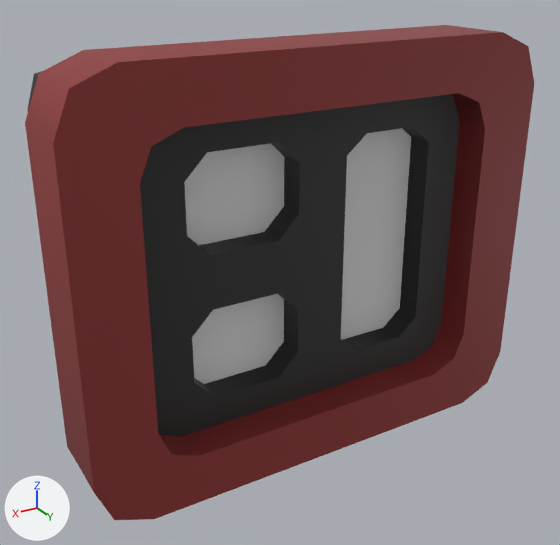
Two versions of the FBX model Assets/Art/Models/Structures/Wall Mounts/Fire Alarm.fbx, one commit apart.
Camera for both pictures: a camera (50 mm lens) standing at (-0.657, 0.821, 1.54) and looking at (-0.994, 0.261, 1.259). The lights are fixed; the arrows at lower left show +X, +Y and +Z. Where no turn or scale is listed for an object, it has been applied to the vertices.

Names of what the first picture shows: 'Fire Alarm'.
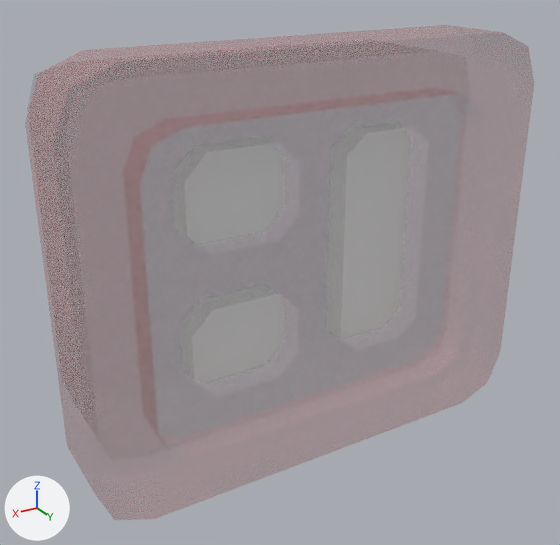
Where the newer file only moved an object's origin or applied its transform, the numbers keep the older frame.

Location of each change, (x1, y1, x2, y2) in pixels of the pictures (560 x 545 px):
'Fire Alarm', surface changed, recoloured
    both: (25, 25, 534, 520)
part 1 of me_firealarm_000, recoloured
    before: (25, 25, 534, 520)

Edits to the bpy script that builds the scene:
```text
Change img_palette05_png:
    img_palette05_png: load_image('Palette05.png', '../../../Textures/Palette05.png', 256, 256, 'sRGB') -> load_image('Palette05.png', '../../../Textures/Palette05.png', 256, 256, 'Non-Color')
Add mat_palette05_003:
    mat_palette05_003 = bpy.data.materials.new('Palette05.003')
    # uses the picture img_palette05_png
Change me_firealarm_000:
    where me_firealarm_000.from_pydata(...)  # 142 vertices, 123 faces; spans x -0.216..0.216, y 0.171..0.332, z 1.101..1.468
    used by ob_fire_alarm; location = (-1.0, 0.0, 0.0)
    me_firealarm_000 part 1: all 119 faces that had it switch from mat_palette05 (picture img_palette05_png) to mat_palette05_003
```
